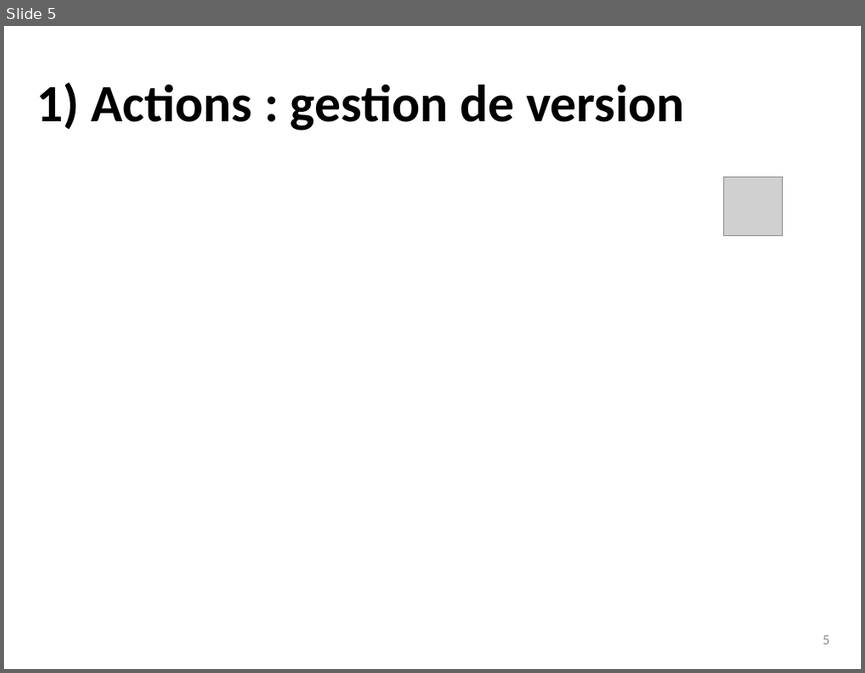
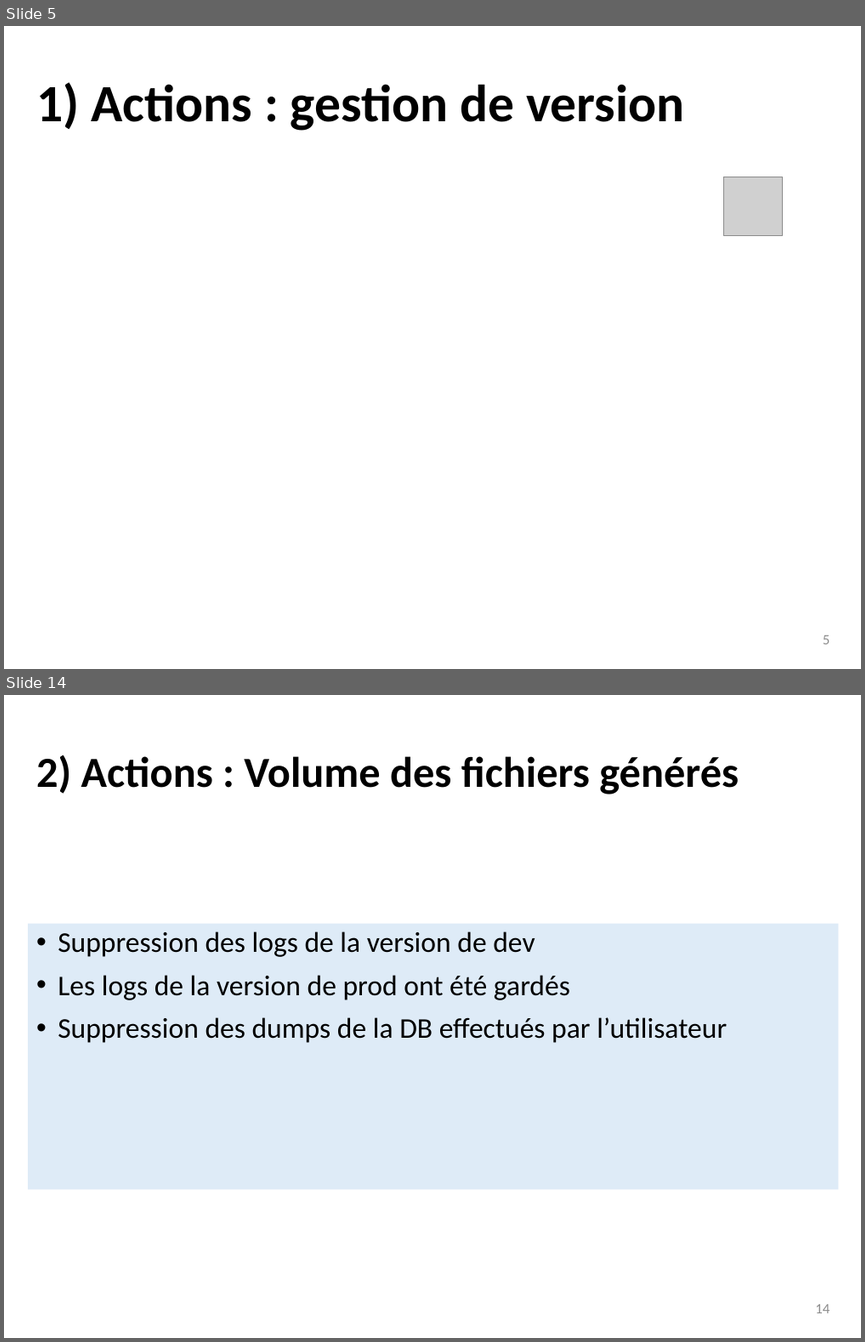
Before and after one commit to dosi-slides/2015_10_geomedia, a slide deck: slides.pptx. Shown one above the other, each under a label of ours: slide 5 before the commit, slides 5 and 14 after it; the slides between them are not shown. The pictures are 865x673 and 865x1342 pixels, drawn with LibreOffice and Linux fonts; fonts in the diff are those of the drawing; grey boxes stand for pictures. Boxes give left, top, right and bottom in pixels: in the first picture for what was removed or moved away, otherwise in the second. Text is boxed around its words. In the diff, an @@ line names an element or a change of style, - is before the commit and + after.

```diff
--- a/slides.pptx
+++ b/slides.pptx
@@ slide 14 added at (x1=4, y1=695, x2=861, y2=1338), background #FFFFFF @@
@@ title added at (x1=36, y1=755, x2=738, y2=794), 36 pt, text #000000, bold @@
+2) Actions : Volume des fichiers générés
@@ text added at (x1=28, y1=924, x2=839, y2=1190), fill #DEEBF7, 24 pt, text #000000 @@
+• Suppression des logs de la version de dev
+• Les logs de la version de prod ont été gardés
+• Suppression des dumps de la DB effectués par l’utilisateur
@@ page number added at (x1=815, y1=1304, x2=829, y2=1313), 12 pt, text #8C8C8C @@
+14
```
Also in this commit, not shown: 4 slides changed, 6 other slides added.
